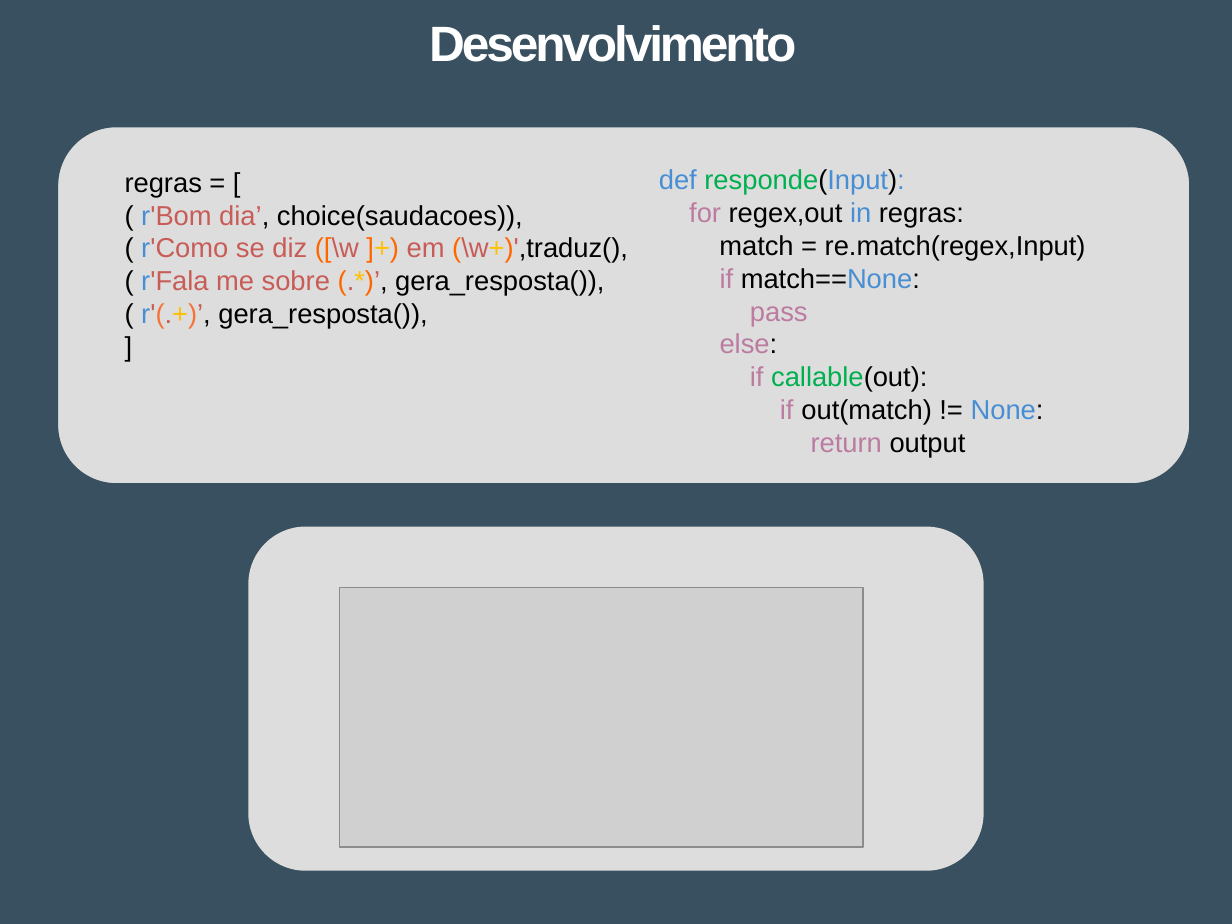
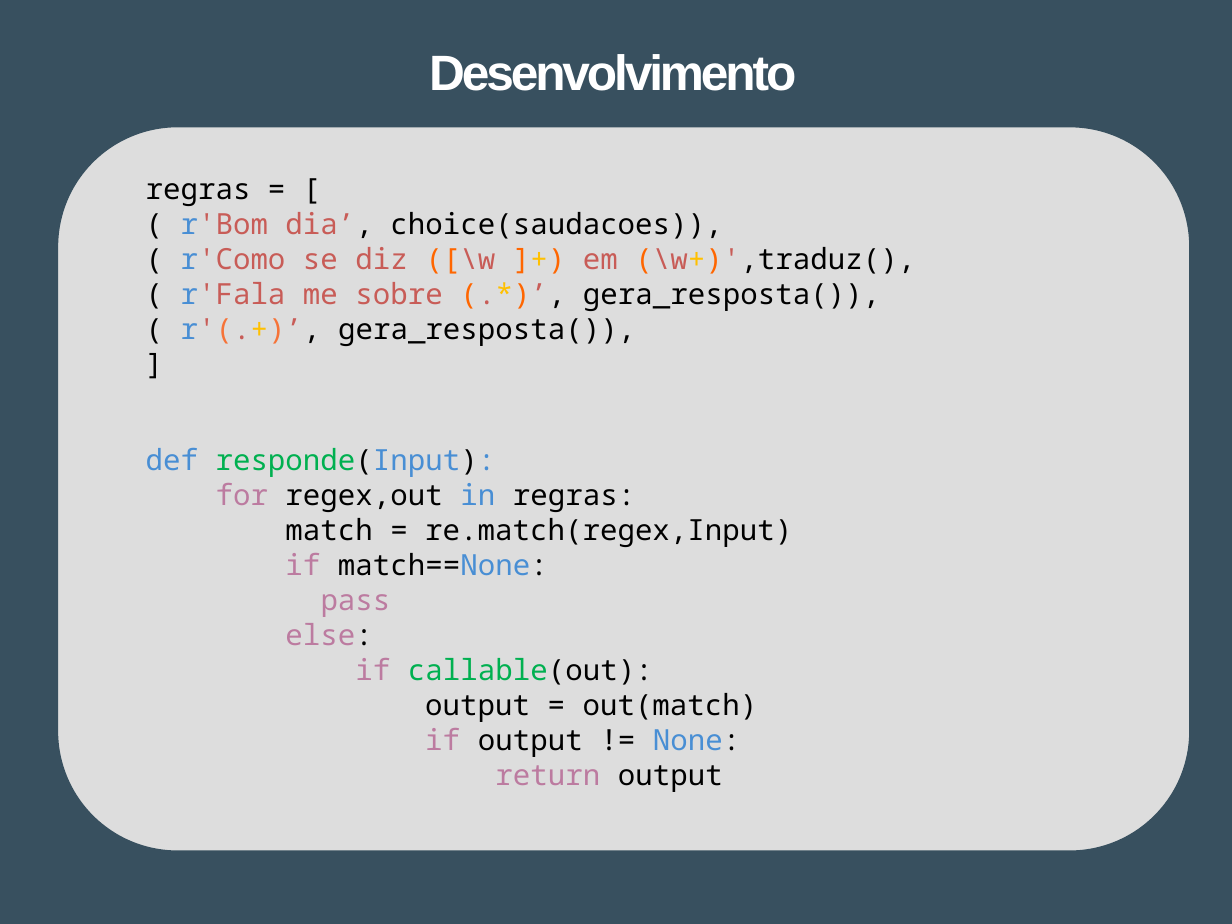
Before and after one commit to Tibblue/PLC, a slide deck: slide 7 of LEI/apresentações/apresLEI_raul.pptx (slide 6 before the commit). Drawn at 1232x924 pixels with LibreOffice and Linux fonts; fonts in the diff are those of the drawing; grey boxes stand for pictures. Boxes give left, top, right and bottom in pixels: in the first picture for what was removed or moved away, otherwise in the second. Text is boxed around its words. In the diff, an @@ line names an element or a change of style, - is before the commit and + after.

```diff
--- a/LEI/apresentações/apresLEI_raul.pptx
+++ b/LEI/apresentações/apresLEI_raul.pptx
@@ title "Desenvolvimento" moved from (x1=429, y1=25, x2=796, y2=62) to (x1=429, y1=54, x2=796, y2=91) @@
@@ rounded rectangle resized from (x1=57, y1=126, x2=1191, y2=485) to (x1=57, y1=126, x2=1191, y2=853) @@
@@ text "regras = [" moved from (x1=125, y1=177, x2=628, y2=329) to (x1=146, y1=183, x2=915, y2=346) @@
@@ text "regras = [" at (x1=146, y1=183, x2=915, y2=346): size 16 to 17 pt, font Arial to Noto Sans Mono @@
@@ text "def responde(Input):" moved from (x1=659, y1=169, x2=1086, y2=458) to (x1=146, y1=448, x2=792, y2=792) @@
@@ text at (x1=146, y1=448, x2=792, y2=792): size 16 to 17 pt, font Arial to Noto Sans Mono in "def responde(Input):", "for regex,out in regras:", "match = re.match(regex,Input)", "if match==None:" and 4 more places @@
@@ rounded rectangle removed at (x1=249, y1=526, x2=984, y2=870) @@
@@ picture removed at (x1=340, y1=588, x2=864, y2=848) @@
@@ text at (x1=425, y1=693, x2=758, y2=757): text changed; size 16 to 17 pt; font Arial to Noto Sans Mono @@
-if out(match) != None:
+output = out(match)
+if output != None:
```
Also in this commit, not shown: 5 other slides changed, 4 slides added, 3 slides removed.
